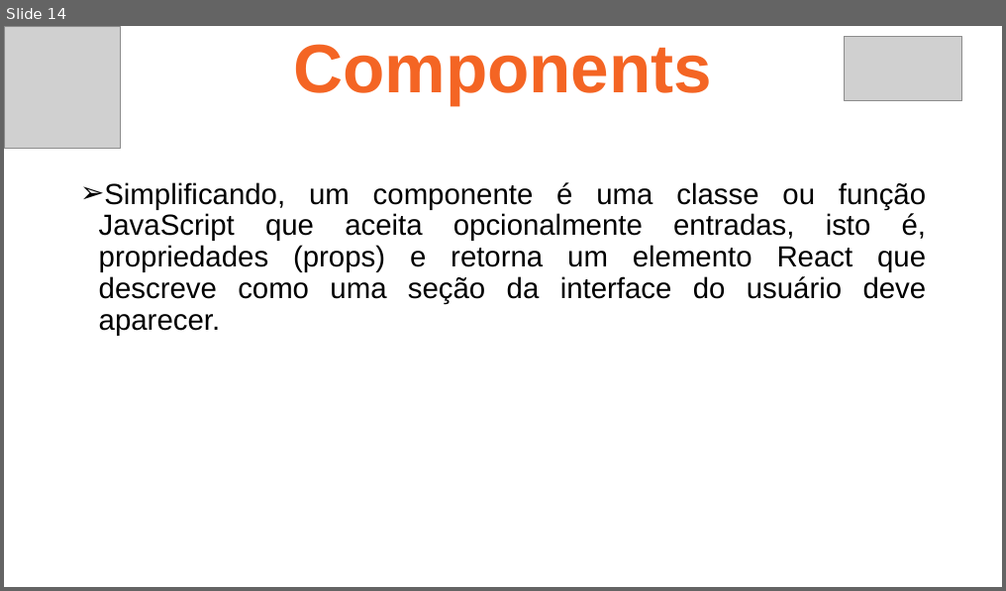
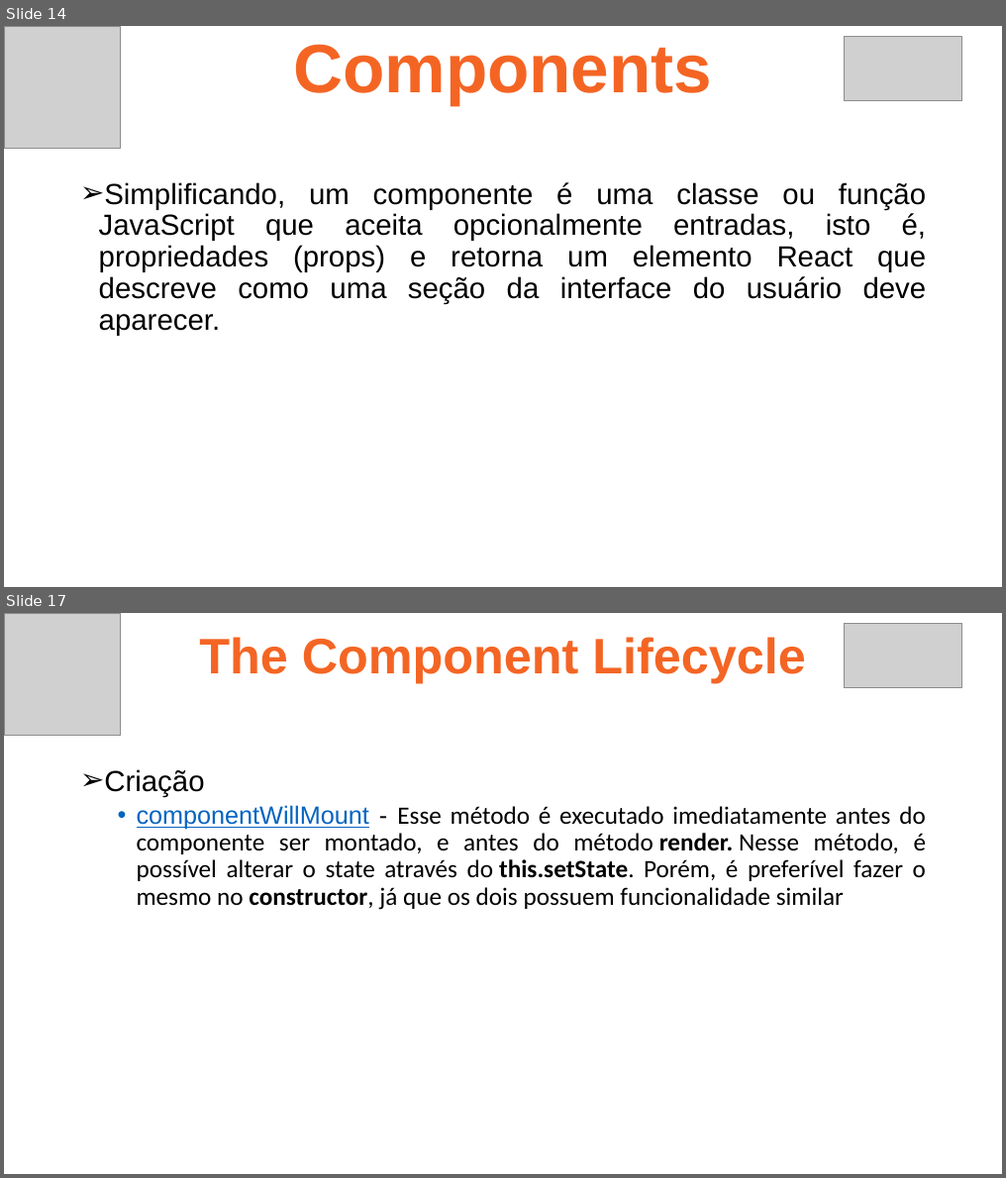
Before and after one commit to ruan4f/Treinamento_Node_React, a slide deck: material/ReactAula1.pptx. Shown one above the other, each under a label of ours: slide 14 before the commit, slides 14 and 17 after it; the slides between them are not shown. The pictures are 1006x591 and 1006x1178 pixels, drawn with LibreOffice and Linux fonts; fonts in the diff are those of the drawing; grey boxes stand for pictures. Boxes give left, top, right and bottom in pixels: in the first picture for what was removed or moved away, otherwise in the second. Text is boxed around its words. In the diff, an @@ line names an element or a change of style, - is before the commit and + after.

```diff
--- a/material/ReactAula1.pptx
+++ b/material/ReactAula1.pptx
@@ slide 17 added at [4, 613, 1002, 1174], background #FFFFFF @@
@@ picture added at [4, 613, 120, 736] @@
@@ text added at [199, 637, 806, 683], 48 pt, text #F46524, bold @@
+The Component Lifecycle
@@ picture added at [844, 623, 962, 687] @@
@@ text added at [104, 769, 927, 910], 24 pt, text #000000 @@
+➢ Criação
+  • componentWillMount - Esse método é executado imediatamente antes do componente ser montado, e antes do método render. Nesse método, é possível alterar o state através do this.setState. Porém, é preferível fazer o mesmo no constructor, já que os dois possuem funcionalidade similar
```
Also in this commit, not shown: 3 slides changed, 4 other slides added, 14 other files.
